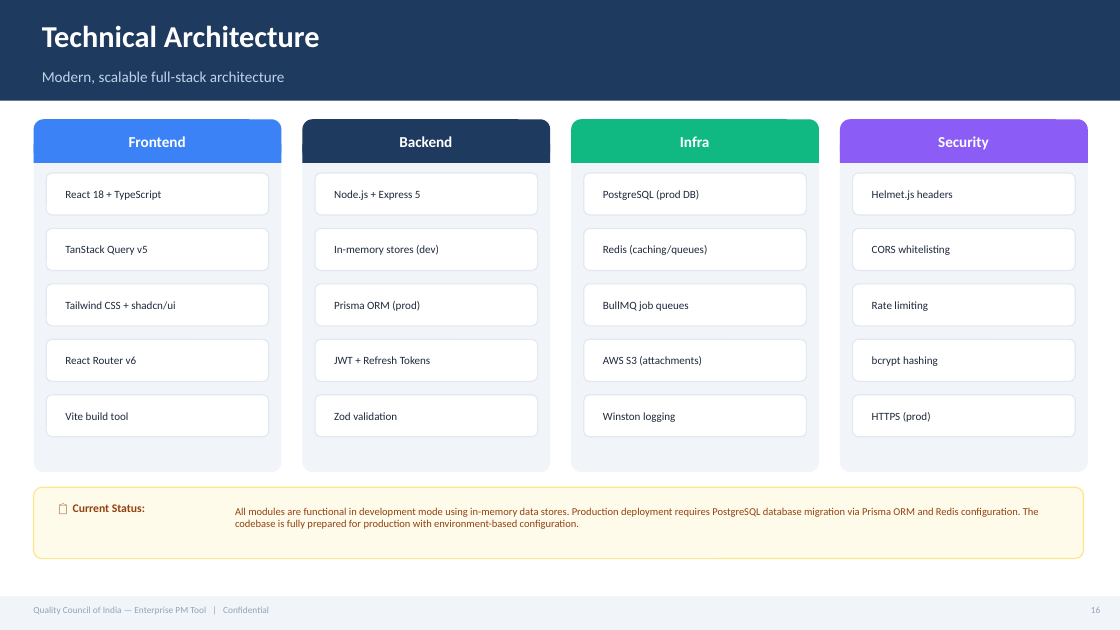
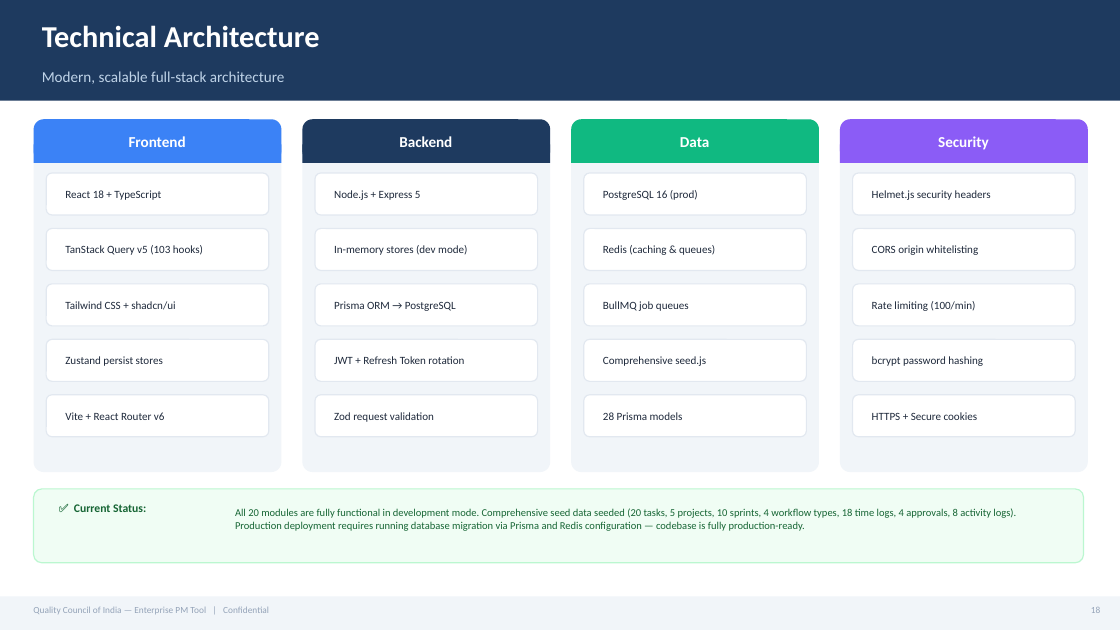
Before and after one commit to priyankabansal91/Project-Management-tool, a slide deck: slide 18 of docs/PM_Tool_Presentation.pptx (slide 16 before the commit). Drawn at 1120x630 pixels with LibreOffice and Linux fonts; fonts in the diff are those of the drawing. Boxes give left, top, right and bottom in pixels: in the first picture for what was removed or moved away, otherwise in the second. Text is boxed around its words. In the diff, an @@ line names an element or a change of style, - is before the commit and + after.

```diff
--- a/docs/PM_Tool_Presentation.pptx
+++ b/docs/PM_Tool_Presentation.pptx
@@ text at (680, 137, 709, 147): text changed @@
-Infra
+Data
@@ text at (603, 190, 698, 200): text changed @@
-PostgreSQL (prod DB)
+PostgreSQL 16 (prod)
@@ text at (872, 190, 991, 200): text changed @@
-Helmet.js headers
+Helmet.js security headers
@@ text at (65, 245, 203, 255): text changed @@
-TanStack Query v5
+TanStack Query v5 (103 hooks)
@@ text at (334, 245, 467, 255): text changed @@
-In-memory stores (dev)
+In-memory stores (dev mode)
@@ text at (603, 245, 715, 255): text changed @@
-Redis (caching/queues)
+Redis (caching & queues)
@@ text at (872, 245, 978, 255): text changed @@
-CORS whitelisting
+CORS origin whitelisting
@@ text at (334, 301, 456, 311): text changed @@
-Prisma ORM (prod)
+Prisma ORM → PostgreSQL
@@ text at (872, 301, 976, 311): text changed @@
-Rate limiting
+Rate limiting (100/min)
@@ text at (65, 356, 163, 366): text changed @@
-React Router v6
+Zustand persist stores
@@ text at (334, 356, 464, 364): text changed @@
-JWT + Refresh Tokens
+JWT + Refresh Token rotation
@@ text at (603, 356, 706, 366): text changed @@
-AWS S3 (attachments)
+Comprehensive seed.js
@@ text at (872, 356, 983, 366): text changed @@
-bcrypt hashing
+bcrypt password hashing
@@ text at (65, 412, 165, 420): text changed @@
-Vite build tool
+Vite + React Router v6
@@ text at (334, 412, 434, 422): text changed @@
-Zod validation
+Zod request validation
@@ text at (603, 412, 683, 420): text changed @@
-Winston logging
+28 Prisma models
@@ text at (872, 412, 978, 420): text changed @@
-HTTPS (prod)
+HTTPS + Secure cookies
@@ rounded rectangle: place and size @@
-rounded rectangle at (34, 487, 1084, 559)
+rounded rectangle at (34, 489, 1084, 563)
@@ rounded rectangle at (34, 489, 1084, 563): fill #FFFBEB to #F0FDF4; outline #FDE68A 1 pt to #BBF7D0 1 pt; proportions changed @@
@@ text at (74, 504, 146, 512): text changed; text colour #92400E to #166534 @@
-📋 Current Status:
+✅ Current Status:
@@ text at (235, 508, 1016, 531): text changed; text colour #92400E to #166534 @@
-All modules are functional in development mode using in-memory data stores. Production deployment requires PostgreSQL database migration via Prisma ORM and Redis configuration. The codebase is fully prepared for production with environment-based configuration.
+All 20 modules are fully functional in development mode. Comprehensive seed data seeded (20 tasks, 5 projects, 10 sprints, 4 workflow types, 18 time logs, 4 approvals, 8 activity logs). Production deployment requires running database migration via Prisma and Redis configuration — codebase is fully production-ready.
```
Also in this commit, not shown: 15 other slides changed, 4 slides added, 2 slides removed, 1 other file.
